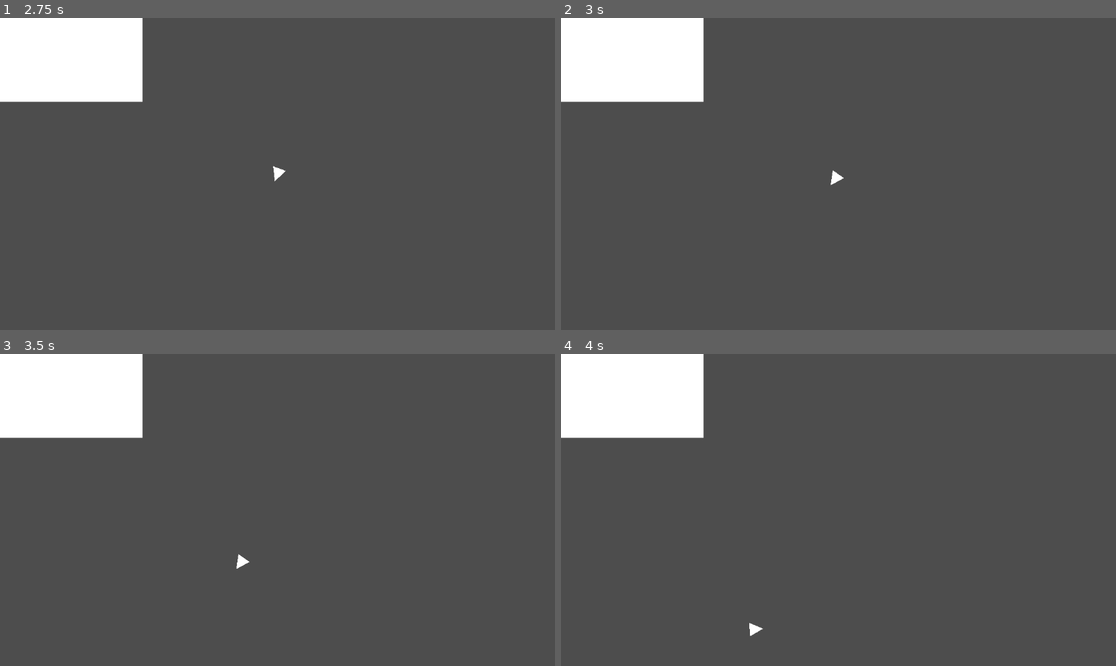
Above: before the commit, frames 1-4 (two rows, left to right).
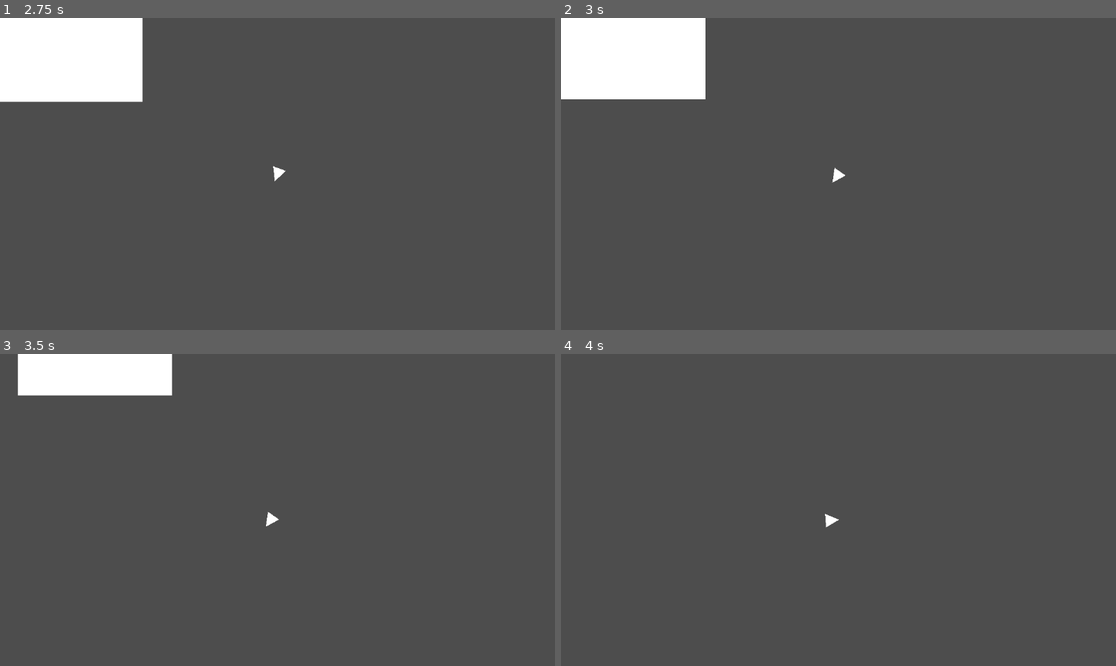
Above: after the commit, the same moments.

Repository: Hexanima/GodotAsteroids
Game: Godot game, scene res://scenes/game.tscn
The game is run twice, just before and just after one commit, with the same random seed, the same clock (stepped at 60 frames per second) and the same inputs.
Inputs:
- Up to frame 1 (2.75 s): tap Enter at 0.5 s; hold D (right) 0.53-1.28 s; hold A (left) 1.28-2.03 s; hold D (right) from 2.03 s (still down)
- Up to frame 2 (3 s): release D (right) at 2.78 s; hold W (forward) from 2.78 s (still down)
- Up to frame 3 (3.5 s): keep holding W (forward)
- Up to frame 4 (4 s): release W (forward) at 3.53 s; hold A (left) from 3.53 s (still down)

Frame 1 is identical in both runs. In frame 2, 0.4% of the frame differs, in the area x 0-52%, y 0-54%; in frame 3, 4.8%; in frame 4, 7.1%, in the area x 0-51%, y 0-91%.

Commit message:
Added debugging console prints for player velocity

Diff:
--- a/scenes/game.tscn
+++ b/scenes/game.tscn
@@ -14,7 +14,7 @@
 
 [node name="Ship" parent="." instance=ExtResource("1_ap24v")]
 
-[node name="Camera2D" type="Camera2D" parent="."]
+[node name="Camera2D" type="Camera2D" parent="Ship"]
 zoom = Vector2(2, 2)
 position_smoothing_enabled = true
 position_smoothing_speed = 10.0
